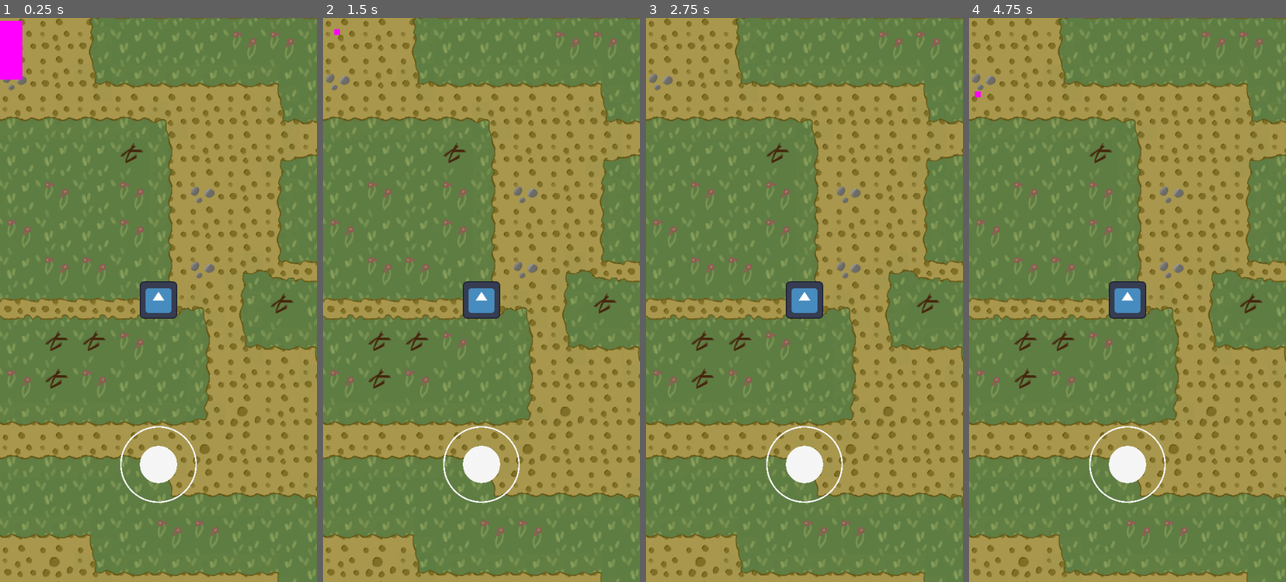
Above: before the commit, frames 1-4 (left to right).
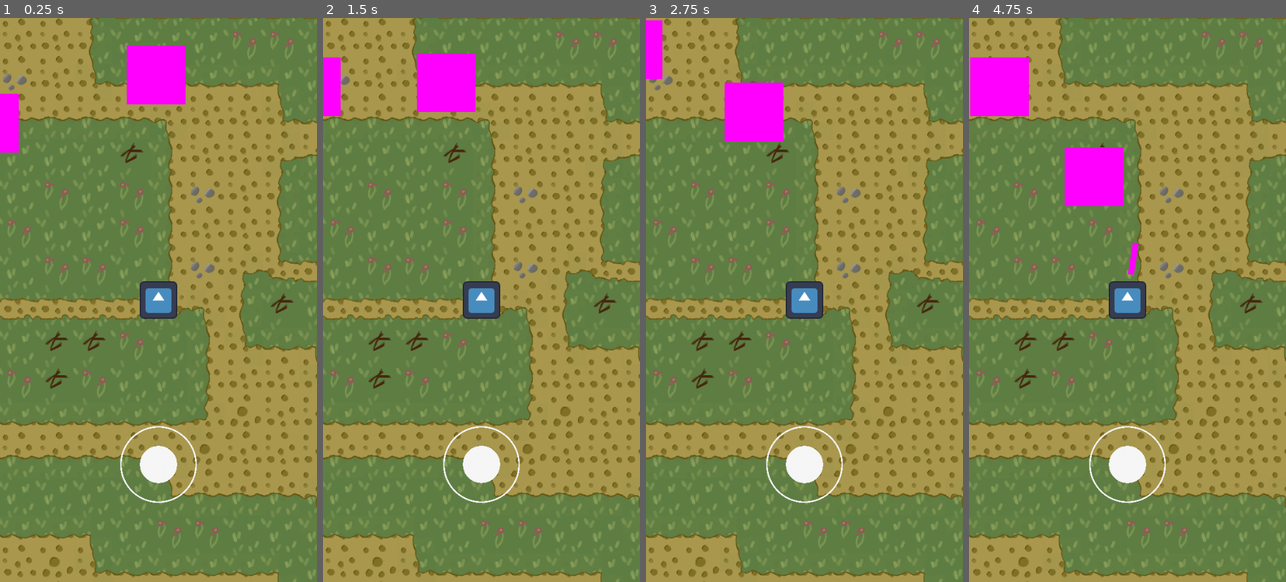
Above: after the commit, the same moments.

Repository: Solidwave/snowdragon
Game: Godot game, scene res://Scenes/Main/Main.tscn
Same seed, same stepped clock (60 frames per second), same inputs: the game is played once before the commit and once after it. The engine's default icon, where the game draws it, is replaced by a stand-in: a white triangle on a blue panel in a dark square.
Inputs (mouse positions are in pixels of both pictures, inside the frame that each line leads up to):
- Up to frame 1 (0.25 s): no input
- Up to frame 2 (1.5 s): click (481, 463) at 0.5 s; click (481, 463) at 1.25 s
- Up to frame 3 (2.75 s): click (804, 463) at 2 s
- Up to frame 4 (4.75 s): move the mouse to (1197, 271) at 2.77 s; move the mouse to (1064, 328) at 3.52 s; move the mouse to (1159, 175) at 4.27 s

The runs differ from the first frame. In frame 1, 3.3% of the frame differs, in the area x 0-59%, y 0-24%; in frame 2, 2.5%; in frame 3, 2.5%; in frame 4, 4.0%, in the area x 0-54%, y 6-46%.

Commit message:
feat: adds knockback component

Diff:
--- a/Scenes/Enemy/Enemy.gd
+++ b/Scenes/Enemy/Enemy.gd
@@ -2,5 +2,14 @@
 
 class_name Enemy
 
+var attack : Attack
+
+@export var damage := 5
+
+@export var knockBack := 5
+
+func _ready():
+	attack = Attack.new(damage, knockBack, Vector2.ZERO)
+
 func _physics_process(delta):
 	move_and_slide()
--- a/Scenes/Enemy/Enemy.tscn
+++ b/Scenes/Enemy/Enemy.tscn
@@ -1,9 +1,10 @@
-[gd_scene load_steps=10 format=3 uid="uid://dxsft1bnlaypf"]
+[gd_scene load_steps=11 format=3 uid="uid://dxsft1bnlaypf"]
 
 [ext_resource type="Script" path="res://Scenes/Enemy/Enemy.gd" id="1_sgd0a"]
 [ext_resource type="Script" path="res://Scenes/Enemy/EnemyIdle.gd" id="2_f6odf"]
 [ext_resource type="PackedScene" uid="uid://ncl1cayaqixr" path="res://Scenes/StateMachine/state_machine.tscn" id="4_3wtv5"]
 [ext_resource type="Script" path="res://Scenes/Enemy/EnemyChase.gd" id="4_18nnc"]
+[ext_resource type="PackedScene" uid="uid://b720lua30f1lc" path="res://Scenes/KnockbackComponent/knockback_component.tscn" id="4_hv0af"]
 [ext_resource type="PackedScene" uid="uid://b57lwrkefkde8" path="res://Scenes/HealthComponent/health_component.tscn" id="5_851v2"]
 [ext_resource type="PackedScene" uid="uid://b16avkxc6mjru" path="res://Scenes/HitboxComponent/hit_box_component.tscn" id="6_dhfle"]
 
@@ -31,12 +32,16 @@
 [node name="HealthComponent" parent="." instance=ExtResource("5_851v2")]
 maxHealth = 40
 
-[node name="HitboxComponent" parent="." node_paths=PackedStringArray("health_component") groups=["Enemy"] instance=ExtResource("6_dhfle")]
+[node name="HitboxComponent" parent="." node_paths=PackedStringArray("health_component", "knockback_component") groups=["Enemy"] instance=ExtResource("6_dhfle")]
 health_component = NodePath("../HealthComponent")
+knockback_component = NodePath("../KnockbackComponent")
 
 [node name="CollisionShape2D2" type="CollisionShape2D" parent="HitboxComponent"]
 position = Vector2(0.0999996, -5.72204e-07)
 shape = SubResource("RectangleShape2D_fktwi")
+
+[node name="KnockbackComponent" parent="." node_paths=PackedStringArray("target") instance=ExtResource("4_hv0af")]
+target = NodePath("..")
 
 [node name="StateMachine" parent="." node_paths=PackedStringArray("initialState") instance=ExtResource("4_3wtv5")]
 initialState = NodePath("Idle")
@@ -48,3 +53,5 @@
 [node name="Chase" type="Node" parent="StateMachine" node_paths=PackedStringArray("enemy")]
 script = ExtResource("4_18nnc")
 enemy = NodePath("../..")
+
+[connection signal="area_entered" from="HitboxComponent" to="StateMachine/Chase" method="_on_hitbox_component_area_entered"]
--- a/Scenes/Enemy/EnemyChase.gd
+++ b/Scenes/Enemy/EnemyChase.gd
@@ -20,3 +20,8 @@
 
 	if direction.length() > 500:
 		Transitioned.emit(self,"idle")
+
+
+func _on_hitbox_component_area_entered(area):
+	if area is HitboxComponent and area.is_in_group("Player"):
+		area.damage(enemy.attack)
--- a/Scenes/HitboxComponent/HitBoxComponent.gd
+++ b/Scenes/HitboxComponent/HitBoxComponent.gd
@@ -3,9 +3,11 @@
 class_name HitboxComponent
 
 @export var health_component : HealthComponent
+@export var knockback_component : KnockbackComponent
 
 func damage(attack: Attack):
-	print('gotme')
 	if health_component:
-		print('gotme')
 		health_component.damage(attack)
+
+	if knockback_component:
+		knockback_component.receiveKnockBack(attack)
--- /dev/null
+++ b/Scenes/KnockbackComponent/KnockbackComponent.gd
@@ -0,0 +1,8 @@
+extends Node
+
+class_name KnockbackComponent
+
+@export var target : CharacterBody2D
+
+func receiveKnockBack(attack : Attack):
+	target.velocity = (target.global_position - attack.position).normalized() * 6000
--- /dev/null
+++ b/Scenes/KnockbackComponent/knockback_component.tscn
@@ -0,0 +1,6 @@
+[gd_scene load_steps=2 format=3 uid="uid://b720lua30f1lc"]
+
+[ext_resource type="Script" path="res://Scenes/KnockbackComponent/KnockbackComponent.gd" id="1_gwcuy"]
+
+[node name="KnockbackComponent" type="Node"]
+script = ExtResource("1_gwcuy")
--- a/Scenes/Main/Main.tscn
+++ b/Scenes/Main/Main.tscn
@@ -9,12 +9,16 @@
 [node name="TileMap" parent="." instance=ExtResource("1_o50do")]
 layer_0/tile_data = PackedInt32Array(589817, 327681, 7, 589818, 393217, 3, 589819, 327681, 3, 589820, 393217, 4, 589821 …(13022 unchanged characters)…
 
-[node name="Enemy2" parent="." instance=ExtResource("3_72nrt")]
-scale = Vector2(1, 1)
+[node name="Player" parent="." instance=ExtResource("1_0kp0s")]
 
 [node name="Enemy" parent="." instance=ExtResource("3_72nrt")]
+position = Vector2(-18, 191)
 
-[node name="Player" parent="." instance=ExtResource("1_0kp0s")]
+[node name="Enemy2" parent="." instance=ExtResource("3_72nrt")]
+position = Vector2(278, 97)
 
 [node name="Enemy3" parent="." instance=ExtResource("3_72nrt")]
-scale = Vector2(1, 1)
+position = Vector2(-151, 537)
+
+[node name="Enemy4" parent="." instance=ExtResource("3_72nrt")]
+position = Vector2(695, 505)
--- a/Scenes/Player/Player.tscn
+++ b/Scenes/Player/Player.tscn
@@ -1,8 +1,9 @@
-[gd_scene load_steps=9 format=3 uid="uid://bffvn3ulcjrlc"]
+[gd_scene load_steps=10 format=3 uid="uid://bffvn3ulcjrlc"]
 
 [ext_resource type="Script" path="res://Scenes/Player/Player.gd" id="1_0kf8f"]
 [ext_resource type="Texture2D" uid="uid://db83ugra0srar" path="res://icon.svg" id="2_ajv2h"]
 [ext_resource type="PackedScene" uid="uid://b3h544mgpoegf" path="res://Scenes/Joystick/Joystick.tscn" id="3_w4dpy"]
+[ext_resource type="PackedScene" uid="uid://b720lua30f1lc" path="res://Scenes/KnockbackComponent/knockback_component.tscn" id="4_32oy3"]
 [ext_resource type="Script" path="res://Scenes/HealthComponent/HealthComponent.gd" id="4_qyxpy"]
 [ext_resource type="Script" path="res://Scenes/HitboxComponent/HitBoxComponent.gd" id="5_e4mg6"]
 [ext_resource type="PackedScene" uid="uid://bkvm4iielmrsg" path="res://Scenes/Weapon/weapon.tscn" id="6_abhhd"]
@@ -29,8 +30,13 @@
 [node name="HealthComponent" type="Node2D" parent="."]
 script = ExtResource("4_qyxpy")
 
-[node name="HitboxComponent" type="Area2D" parent="."]
+[node name="KnockbackComponent" parent="." node_paths=PackedStringArray("target") instance=ExtResource("4_32oy3")]
+target = NodePath("..")
+
+[node name="HitboxComponent" type="Area2D" parent="." node_paths=PackedStringArray("health_component", "knockback_component")]
 script = ExtResource("5_e4mg6")
+health_component = NodePath("../HealthComponent")
+knockback_component = NodePath("../KnockbackComponent")
 
 [node name="CollisionShape2D" type="CollisionShape2D" parent="HitboxComponent"]
 shape = SubResource("RectangleShape2D_aflk8")
--- a/Scenes/Weapon/Attacking.gd
+++ b/Scenes/Weapon/Attacking.gd
@@ -26,4 +26,5 @@
 func _on_pivot_area_entered(area):
 	if area is HitboxComponent and area.is_in_group(weapon.targetGroup):
 		print(area.get_parent().name)
+		weapon.attack.position = weapon.global_position
 		area.damage(weapon.attack)
--- a/Scenes/Weapon/weapon.tscn
+++ b/Scenes/Weapon/weapon.tscn
@@ -82,7 +82,6 @@
 
 [node name="Hitbox" type="CollisionShape2D" parent="Pivot"]
 position = Vector2(-0.1, -7.1)
-scale = Vector2(1, 1)
 shape = SubResource("RectangleShape2D_i4fus")
 
 [node name="WeaponSprite" type="Sprite2D" parent="Pivot"]
